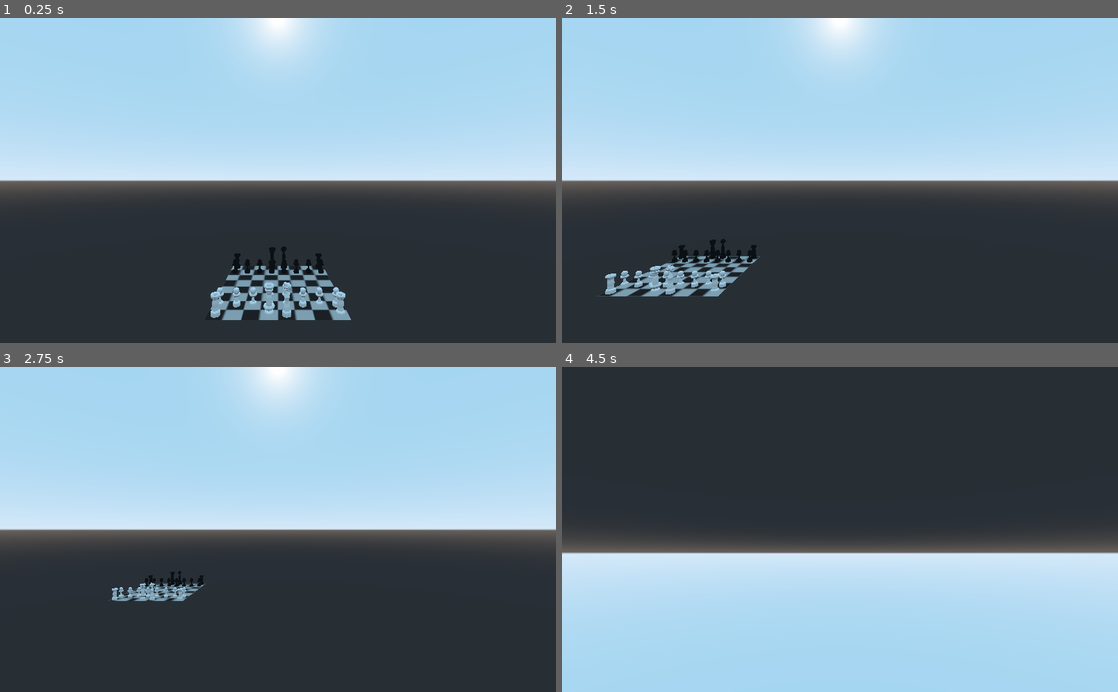
Above: before the commit, frames 1-4 (two rows, left to right).
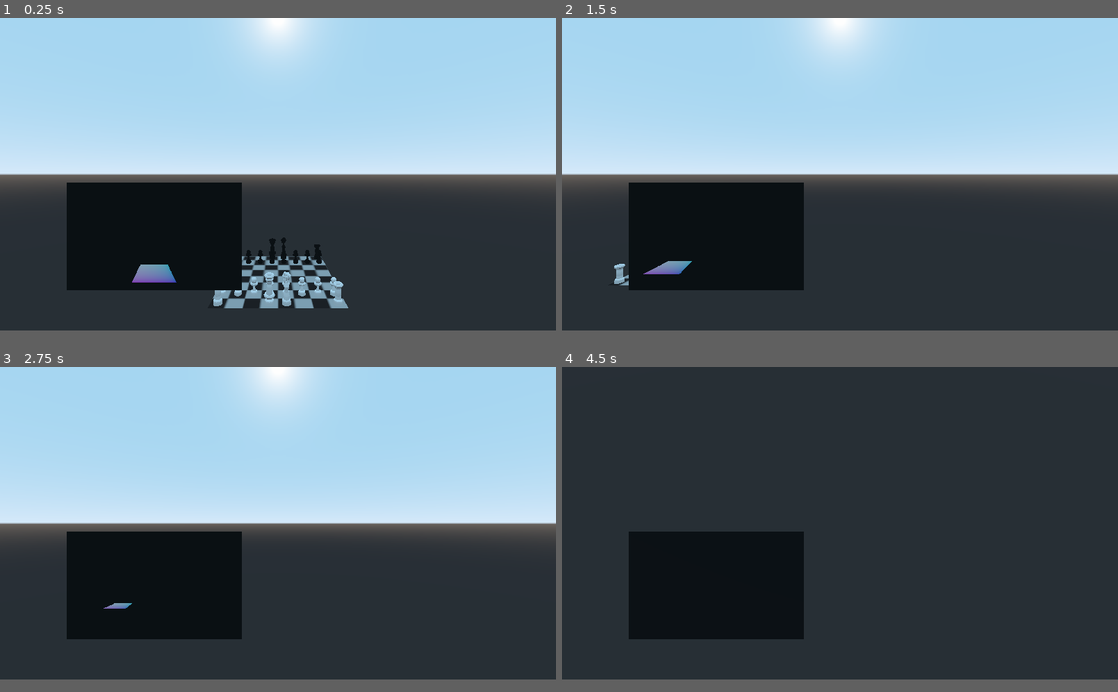
Above: after the commit, the same moments.

Repository: Roboticy3/Mess
Game: Godot game, scene res://Scenes/game.tscn
Same seed, same stepped clock (60 frames per second), same inputs: the game is played once before the commit and once after it. This scene is started directly instead of the project's main scene.
Inputs (mouse positions are in pixels of both pictures, inside the frame that each line leads up to):
- Up to frame 1 (0.25 s): no input
- Up to frame 2 (1.5 s): tap Enter at 0.5 s; move the mouse to (962, 164) at 0.52 s; hold D (mv_right) 0.53-1.28 s; click (962, 164) at 0.6 s; move the mouse to (728, 196) at 1.27 s; hold S (mv_back) from 1.28 s (still down); right-click (728, 196) at 1.35 s
- Up to frame 3 (2.75 s): move the mouse to (333, 458) at 2.02 s; release S (mv_back) at 2.03 s; hold D (mv_right) from 2.03 s (still down); hold Ctrl (ctrl) from 2.03 s (still down)
- Up to frame 4 (4.5 s): move the mouse to (812, 594) at 2.77 s; release D (mv_right) at 2.78 s; release Ctrl (ctrl) at 2.78 s; hold W (mv_forward) 2.78-3.53 s; click (812, 594) at 2.85 s; move the mouse to (1006, 578) at 3.52 s; hold Right mouse button (ck_1) 3.53-4.28 s; hold A (mv_left) from 3.53 s (still down); move the mouse to (673, 480) at 4.27 s; tap Ctrl (ctrl) at 4.35 s
In our replay, the window is 800x468 before the commit and 800x450 after it. These sizes can differ from the game's own. Grey fills any space a smaller window leaves; there, only what the larger window draws over its background counts as a difference.

The runs differ from the first frame. In frame 1, 16% of the frame differs, in the area x 0-100%, y 47-93%; in frame 2, 13%; in frame 3, 13%; in frame 4, 44%, in the area x 0-100%, y 50-97%.

Commit message:
Bugfixes (to say the least)

Diff:
--- a/Objects/Board/Board.gd
+++ b/Objects/Board/Board.gd
@@ -464,8 +464,8 @@
 	marks.clear()
 	p.behaviors.clear()
 
-	for I in win_conditions:
-		print(I,I.vectorize())
+#	for I in win_conditions:
+#		print(I,I.vectorize())
 
 	#increment turn
 	turn += 1
--- a/Objects/Board/BoardConverter.gd
+++ b/Objects/Board/BoardConverter.gd
@@ -238,7 +238,7 @@
 	var o:Vector3 = c.project_ray_origin(p)
 	var n:Vector3 = c.project_ray_normal(p)
 	#get ray intersection with that scene
-	var r = s.intersect_ray(o, n * v, [], mask)
+	var r = s.intersect_ray(o, o + n * v, [], mask)
 	#if the intersection lands, return r
 	if !r.empty():
 		return r
--- a/Objects/Instruction/Instruction.gd
+++ b/Objects/Instruction/Instruction.gd
@@ -48,10 +48,14 @@
 	format()
 
 #format a string into the wrds Array, optionally pull a table from another piece on the board
+#	it is not recommended to use first and then set start and length as well, as this will unformat parts of wrds without reformatting them
+#start and length can specify a slice of wrds to format, length of -1 will format until the end of wrds
+#t is the table variables will be formatted with, set to this Instruction's table by default, but can also take other tables and even Team objects
 func format(var start:int = 0, var length:int = -1, var t = table) -> void:
 
-	#if wrds is empty, construct it from contents
-	wrds = to_string_array()
+	#if wrds is empty reconstruct wrds from contents
+	var s = to_string_array()
+	if wrds.empty(): wrds = s
 
 	#if length is -1, set it to the length of the array - start
 	if length == -1: length = wrds.size() - start
@@ -65,6 +69,9 @@
 
 	#replace terms in table key set with their value pairs
 	for i in range(start, start + length):
+		#unformat the current word
+		wrds[i] = s[i]
+
 		#don't try to work outside of the range of wrds
 		if i > wrds.size(): break
 
@@ -194,14 +201,13 @@
 		if negate: e = !e
 
 		if e:
-			#print(y,w)
 			return vectorize(start + 5)
 		else:
 			return []
 
 	#if the conditional is long enough to check for a square's presence, there does not need to be a comparator
 	if wrds.size() > 2:
-		if has && !negate:
+		if (has && !negate) || (!has && negate):
 			return vectorize(start + 2)
 		else:
 			return []
--- a/Objects/Player/UvQuerier.gd
+++ b/Objects/Player/UvQuerier.gd
@@ -32,20 +32,27 @@
 #if no uv position is found, it returns Vector2(NaN, NaN)
 func query(var screen_position:Vector2) -> Vector2:
 
+	#do not try to work with empty textures
 	if texture.get_size() == Vector2.ZERO: return Vector2(NAN, NAN)
 
+	#build an image from the texture, which can be queried for colors
 	var image:Image = texture.get_data()
 	image.lock()
 
-	var color:Color = image.get_pixelv(screen_position)
+	#lock the pixel coordinates to integers and get the pixel at those coordinates from the image
+	var spx := int(screen_position.x)
+	var spy := int(screen_position.y)
+	var color:Color = image.get_pixel(spx, spy)
+
 	#UVs.tres encodes the uv coordinates on a CSGMesh into the red and green channels
+	#and uses and alpha value of zero if its mesh does not occupy this pixel
 	if color.a != 0.0:
 		var uv:Vector2 = Vector2(color.r, color.g)
 		return sRGBxy_to_linear(uv)
 
 	return Vector2(NAN, NAN)
 
-#convert UV in shader from sRGB to linear
+#convert UV in shader from sRGB to linear space
 func sRGBxy_to_linear(var uv:Vector2):
 	var x := sRGBx_to_linear(uv.x)
 	var y := sRGBx_to_linear(uv.y)
@@ -70,5 +77,3 @@
 	camera.near = target.near
 	camera.far = target.far
 	camera.size = target.size
-
-	size = get_tree().root.get_viewport().size
--- /dev/null
+++ b/Objects/UI/ResizeViewports.gd
@@ -0,0 +1,26 @@
+extends Node
+
+#ResizeViewports class by Pablo Ibarz
+#created August 4th, 2022
+
+#attached to a node, forces a set of viewports to match the root size
+
+export (Array, NodePath) var viewport_paths
+
+var viewports:Array = []
+
+export (bool) var force_to_window := true
+
+var root:Viewport
+
+func _ready():
+	viewports.resize(viewport_paths.size())
+	for i in viewport_paths.size():
+		viewports[i] = get_node(viewport_paths[i])
+
+	root = get_tree().root.get_viewport()
+
+func _process(_delta):
+	if force_to_window && root.size != OS.window_size: root.size = OS.window_size
+	for v in viewports:
+		if v.size != root.size: v.size = root.size
--- a/Objects/UI/ScaleToWindow.gd
+++ /dev/null
@@ -1,21 +0,0 @@
-class_name ScaleToWindow
-extends Control
-
-#ScaleToWindow class by Pablo Ibarz
-#created July 2022
-
-#Attach to the a Control to scale it to the resolution of the window
-
-#viewport to get window size from
-var viewport:Viewport
-
-var starting_res:Vector2
-
-func _ready():
-	starting_res = rect_size
-	viewport = get_viewport()
-	viewport.connect("size_changed", self, "resize")
-	resize()
-
-func resize():
-	rect_scale = viewport.size / starting_res
--- a/Objects/UI/SelectBoard.gd
+++ b/Objects/UI/SelectBoard.gd
@@ -1,7 +1,7 @@
 class_name SelectBoard
 extends MenuButton
 
-#AddBoards Class by Pablo Ibarz
+#SelectBoard Class by Pablo Ibarz
 #created July 2022
 
 #Given a directory, find all the folders containing a board file (e.g. "b_name.txt") in that directory
--- a/Scenes/game.tscn
+++ b/Scenes/game.tscn
@@ -12,7 +12,7 @@
 [ext_resource path="res://Objects/UI/SwitchMenu.gd" type="Script" id=10]
 [ext_resource path="res://UI/Themes/MenuTheme.tres" type="Theme" id=11]
 [ext_resource path="res://Objects/Loading/LoadScene.gd" type="Script" id=12]
-[ext_resource path="res://Objects/UI/ScaleToWindow.gd" type="Script" id=13]
+[ext_resource path="res://Objects/UI/ResizeViewports.gd" type="Script" id=13]
 [ext_resource path="res://Objects/UI/Quit.gd" type="Script" id=14]
 
 [sub_resource type="SphereShape" id=2]
@@ -20,6 +20,37 @@
 
 [sub_resource type="ViewportTexture" id=3]
 viewport_path = NodePath("Player/Viewport")
+
+[sub_resource type="GDScript" id=4]
+script/source = "class_name ScaleToWindow
+extends Node
+
+#ScaleToWindow class by Pablo Ibarz
+#created July 2022
+
+#Attach to the a Viewport to scale it to the current window size
+
+var last_window_size:Vector2
+
+export (NodePath) var viewport_path:NodePath
+var viewport:Viewport
+
+export (bool) var root := true
+
+func _ready():
+	if root:
+		viewport = get_tree().root.get_viewport()
+	else:
+		viewport = get_node(viewport_path)
+
+func _process(delta):
+	if OS.get_window_size() != last_window_size:
+		last_window_size = OS.get_window_size()
+		resize()
+
+func resize():
+	viewport.set_size(OS.get_window_size())
+"
 
 [node name="Spatial" type="Spatial"]
 script = ExtResource( 9 )
@@ -42,7 +73,6 @@
 
 [node name="CSGBox" type="CSGBox" parent="Player/Player Camera"]
 transform = Transform( 8.64581e-16, -4.37114e-08, -1, 1, 4.37114e-08, -1.0461e-15, -4.37114e-08, 1, -4.37114e-08, -0.928716, -0.466045, -1.67538 )
-visible = false
 width = 0.803534
 height = 0.002
 depth = 1.31484
@@ -93,7 +123,7 @@
 modulate = Color( 1, 1, 1, 0.588235 )
 margin_right = 1920.0
 margin_bottom = 1080.0
-script = ExtResource( 13 )
+script = SubResource( 4 )
 
 [node name="ColorRect" type="ColorRect" parent="EscMenu"]
 margin_right = 1920.0
@@ -150,7 +180,7 @@
 modulate = Color( 1, 1, 1, 0.588235 )
 margin_right = 1920.0
 margin_bottom = 1080.0
-script = ExtResource( 13 )
+script = SubResource( 4 )
 __meta__ = {
 "_edit_use_anchors_": false
 }
@@ -221,3 +251,11 @@
 theme = ExtResource( 11 )
 text = "    Quit To Desktop    "
 script = ExtResource( 14 )
+
+[node name="ResizeViewports" type="Node" parent="."]
+script = ExtResource( 13 )
+viewport_paths = [ NodePath("../Player/Viewport") ]
+
+[node name="Control" type="Control" parent="."]
+margin_right = 40.0
+margin_bottom = 40.0
--- a/Scenes/main_menu.tscn
+++ b/Scenes/main_menu.tscn
@@ -6,7 +6,6 @@
 [ext_resource path="res://Objects/UI/SwitchMenu.gd" type="Script" id=4]
 [ext_resource path="res://Objects/UI/SelectBoard.gd" type="Script" id=5]
 [ext_resource path="res://Objects/UI/PropertyCopier.gd" type="Script" id=6]
-[ext_resource path="res://Objects/UI/ScaleToWindow.gd" type="Script" id=7]
 [ext_resource path="res://Objects/UI/Quit.gd" type="Script" id=8]
 [ext_resource path="res://Objects/Loading/LoadScene.gd" type="Script" id=10]
 
@@ -19,9 +18,6 @@
 [node name="Menu" type="Control"]
 anchor_right = 1.0
 anchor_bottom = 1.0
-margin_right = 896.0
-margin_bottom = 480.0
-script = ExtResource( 7 )
 
 [node name="Background" type="ColorRect" parent="."]
 material = ExtResource( 3 )
@@ -30,27 +26,17 @@
 grow_horizontal = 2
 grow_vertical = 2
 color = Color( 0.133333, 0.152941, 0.207843, 1 )
-__meta__ = {
-"_edit_use_anchors_": false
-}
 
 [node name="Title Screen" type="Control" parent="."]
-margin_right = 40.0
-margin_bottom = 40.0
-__meta__ = {
-"_edit_use_anchors_": false
-}
+anchor_left = 0.5
+anchor_right = 0.5
+rect_scale = Vector2( 0.8, 0.8 )
 
 [node name="Title Frame" type="VBoxContainer" parent="Title Screen"]
-anchor_left = 0.1
-anchor_right = 0.9
-anchor_bottom = 1.0
-margin_left = 245.0
-margin_right = 1596.0
-margin_bottom = 673.0
-__meta__ = {
-"_edit_use_anchors_": false
-}
+margin_left = -973.0
+margin_right = 110.0
+margin_bottom = 681.0
+rect_scale = Vector2( 1.4, 1.4 )
 
 [node name="Title" type="Label" parent="Title Screen/Title Frame"]
 margin_right = 1440.0
@@ -63,26 +49,24 @@
 "_edit_use_anchors_": false
 }
 
-[node name="Buttons" type="VBoxContainer" parent="Title Screen/Title Frame"]
-margin_top = 685.0
-margin_right = 1440.0
-margin_bottom = 745.0
-__meta__ = {
-"_edit_use_anchors_": false
-}
+[node name="Buttons" type="VBoxContainer" parent="Title Screen"]
+margin_left = -740.0
+margin_top = 959.0
+margin_right = 740.0
+margin_bottom = 1019.0
 
-[node name="Load Board" type="Button" parent="Title Screen/Title Frame/Buttons"]
-margin_right = 1440.0
+[node name="Load Board" type="Button" parent="Title Screen/Buttons"]
+margin_right = 1480.0
 margin_bottom = 28.0
 theme = ExtResource( 2 )
 text = "Load Board"
 script = ExtResource( 4 )
-menu_path = NodePath("../../../../Load Board")
-focus_path = NodePath("../../../../Load Board/Center Frame/Input/Board Finder")
+menu_path = NodePath("../../../Load Board")
+focus_path = NodePath("../../../Load Board/Center Frame/Input/Board Finder")
 
-[node name="Quit" type="Button" parent="Title Screen/Title Frame/Buttons"]
+[node name="Quit" type="Button" parent="Title Screen/Buttons"]
 margin_top = 32.0
-margin_right = 1440.0
+margin_right = 1480.0
 margin_bottom = 60.0
 theme = ExtResource( 2 )
 text = "Quit"
@@ -90,26 +74,21 @@
 
 [node name="Load Board" type="Control" parent="."]
 visible = false
-margin_right = 40.0
-margin_bottom = 40.0
-__meta__ = {
-"_edit_use_anchors_": false
-}
+anchor_left = 0.5
+anchor_right = 0.5
 
 [node name="Center Frame" type="AspectRatioContainer" parent="Load Board"]
-anchor_right = 1.0
-anchor_bottom = 1.0
-margin_top = -135.0
-margin_right = 1872.0
-margin_bottom = 1211.0
-__meta__ = {
-"_edit_use_anchors_": false
-}
+anchor_left = 0.5
+anchor_right = 0.5
+margin_left = -900.0
+margin_top = -121.0
+margin_right = 900.0
+margin_bottom = 1258.0
 
 [node name="Top Text" type="VBoxContainer" parent="Load Board/Center Frame"]
-margin_left = 236.0
-margin_right = 1676.0
-margin_bottom = 1386.0
+margin_left = 180.0
+margin_right = 1620.0
+margin_bottom = 1379.0
 
 [node name="Load" type="Label" parent="Load Board/Center Frame/Top Text"]
 margin_right = 1440.0
@@ -122,15 +101,14 @@
 }
 
 [node name="Bottom Text" type="VBoxContainer" parent="Load Board/Center Frame"]
-margin_left = 56.0
-margin_right = 1856.0
-margin_bottom = 1386.0
+margin_right = 1800.0
+margin_bottom = 1379.0
 alignment = 2
 
 [node name="Board" type="Label" parent="Load Board/Center Frame/Bottom Text"]
-margin_top = 705.0
+margin_top = 698.0
 margin_right = 1800.0
-margin_bottom = 1386.0
+margin_bottom = 1379.0
 theme = ExtResource( 2 )
 custom_fonts/font = ExtResource( 1 )
 text = "Board"
@@ -140,15 +118,15 @@
 }
 
 [node name="Input" type="VBoxContainer" parent="Load Board/Center Frame"]
-margin_left = 263.0
-margin_right = 1649.0
-margin_bottom = 1386.0
+margin_left = 210.5
+margin_right = 1589.5
+margin_bottom = 1379.0
 alignment = 1
 
 [node name="Board Path" type="LineEdit" parent="Load Board/Center Frame/Input"]
-margin_top = 663.0
-margin_right = 1386.0
-margin_bottom = 691.0
+margin_top = 659.0
+margin_right = 1379.0
+margin_bottom = 687.0
 theme = ExtResource( 2 )
 align = 1
 placeholder_text = "Enter Board Name"
@@ -163,25 +141,22 @@
 destination_property_name = "text"
 
 [node name="Board Finder" type="MenuButton" parent="Load Board/Center Frame/Input"]
-margin_top = 695.0
-margin_right = 1386.0
-margin_bottom = 723.0
+margin_top = 691.0
+margin_right = 1379.0
+margin_bottom = 719.0
 theme = ExtResource( 2 )
 text = "or Select Board"
 switch_on_hover = true
 script = ExtResource( 5 )
 
 [node name="Buttons" type="VBoxContainer" parent="Load Board"]
-margin_left = 1289.0
-margin_top = 602.0
-margin_right = 1600.0
-margin_bottom = 694.0
-__meta__ = {
-"_edit_use_anchors_": false
-}
+margin_left = 400.0
+margin_top = 600.0
+margin_right = 596.0
+margin_bottom = 692.0
 
 [node name="Ready" type="Button" parent="Load Board/Buttons"]
-margin_right = 311.0
+margin_right = 196.0
 margin_bottom = 28.0
 theme = ExtResource( 2 )
 text = "Ready"
@@ -201,7 +176,7 @@
 
 [node name="Refresh" type="Button" parent="Load Board/Buttons"]
 margin_top = 32.0
-margin_right = 311.0
+margin_right = 196.0
 margin_bottom = 60.0
 theme = ExtResource( 2 )
 text = "Refresh Boards"
@@ -209,14 +184,14 @@
 
 [node name="Back" type="Button" parent="Load Board/Buttons"]
 margin_top = 64.0
-margin_right = 311.0
+margin_right = 196.0
 margin_bottom = 92.0
 theme = ExtResource( 2 )
 shortcut = SubResource( 2 )
 text = "Back"
 script = ExtResource( 4 )
 menu_path = NodePath("../../../Title Screen")
-focus_path = NodePath("../../../Title Screen/Title Frame/Buttons/Load Board")
+focus_path = NodePath("../../../Title Screen/Buttons/Load Board")
 
 [connection signal="text_changed" from="Load Board/Center Frame/Input/Board Path" to="Load Board/Center Frame/Input/Board Path" method="emit"]
 [connection signal="pressed" from="Load Board/Buttons/Refresh" to="Load Board/Center Frame/Input/Board Finder" method="refresh"]
--- a/project.godot
+++ b/project.godot
@@ -88,11 +88,6 @@
 "class": "Reader",
 "language": "GDScript",
 "path": "res://Objects/Instruction/Reader.gd"
-}, {
-"base": "Control",
-"class": "ScaleToWindow",
-"language": "GDScript",
-"path": "res://Objects/UI/ScaleToWindow.gd"
 }, {
 "base": "MenuButton",
 "class": "SelectBoard",
@@ -136,7 +131,6 @@
 "PortalBound": "",
 "PropertyCopier": "",
 "Reader": "",
-"ScaleToWindow": "",
 "SelectBoard": "",
 "SwitchMenu": "",
 "Team": "",
@@ -157,8 +151,9 @@
 
 [display]
 
+window/size/width=1920
+window/size/height=1080
 window/stretch/mode="viewport"
-window/stretch/aspect="expand"
 
 [global]
 
Not shown, changed: Notes/log and plan.txt
Not shown: 1 places in Scenes/game.tscn that only renumber resources
Not shown: 1 places in Scenes/main_menu.tscn that only renumber resources
